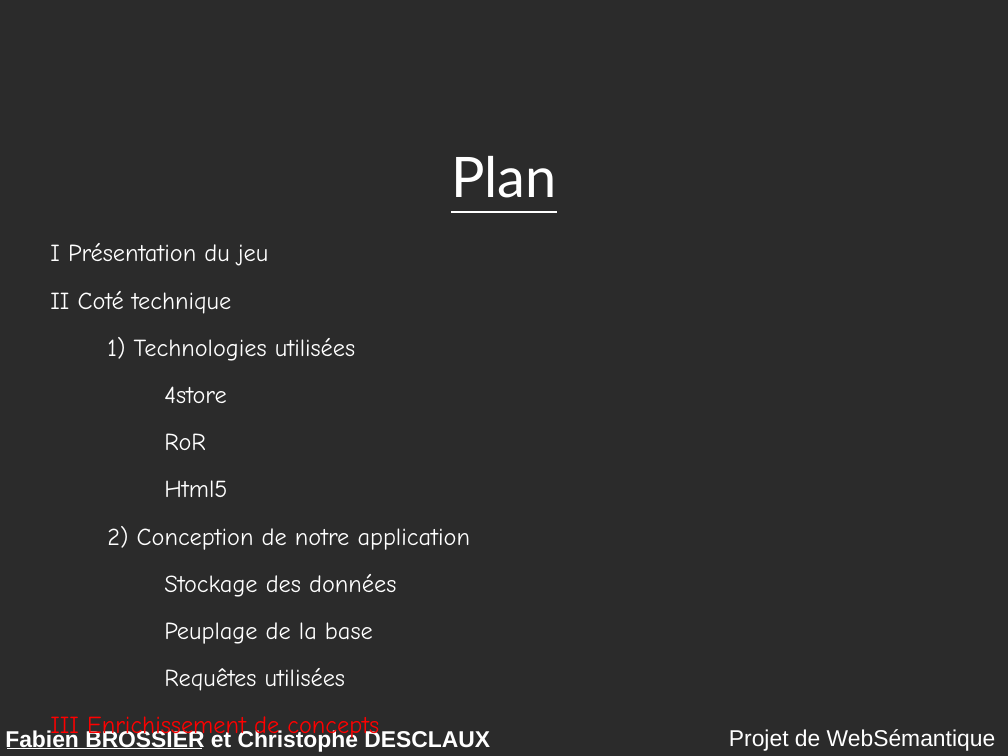
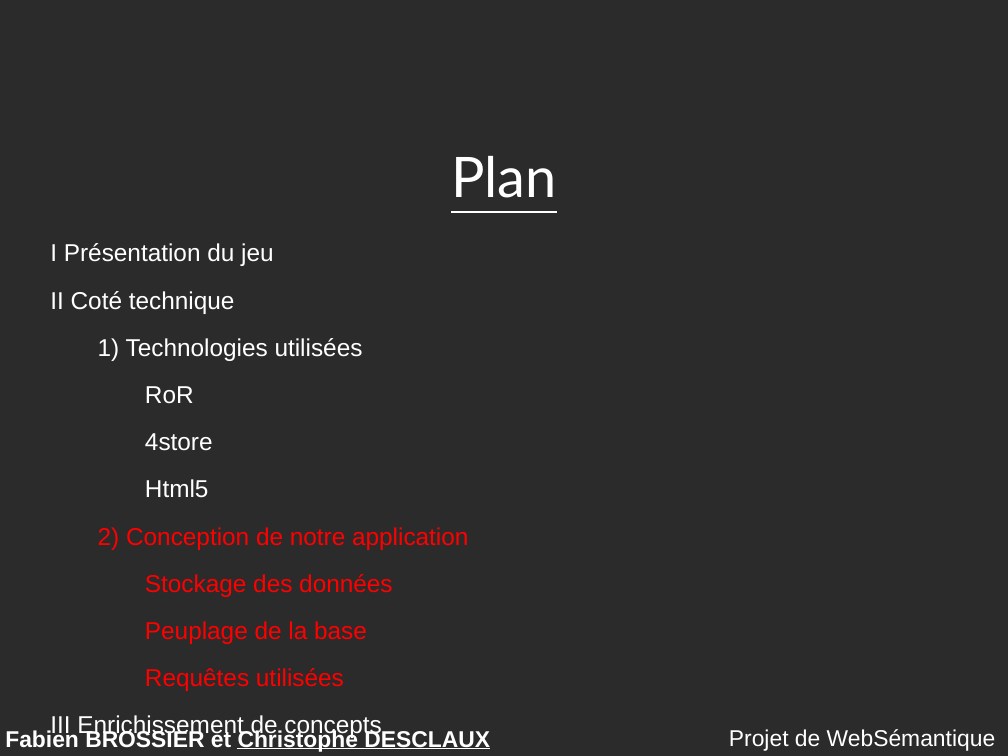
Before and after one commit to descl/TabooGeek, a slide deck: slide 13 of rapport/presentation.odp (slide 17 before the commit). Drawn at 1008x756 pixels with LibreOffice and Linux fonts; fonts in the diff are those of the drawing; background and template pictures are left out; a plain dark background stands for a picture behind light text. Boxes give left, top, right and bottom in pixels: in the first picture for what was removed or moved away, otherwise in the second. Text is boxed around its words. In the diff, an @@ line names an element or a change of style, - is before the commit and + after.

```diff
--- a/rapport/presentation.odp
+++ b/rapport/presentation.odp
@@ text at [50,243,468,739]: font Comic Neue to Arial; text colour #FFFFFF to #FF0000 in "2) Conception de notre application", "Stockage des données", "Peuplage de la base", "Requêtes utilisées"; text colour #FF0000 to #FFFFFF in "III Enrichissement de concepts" @@
@@ text at [145,386,194,404]: paragraph added @@
+RoR
@@ text at [164,433,206,450]: paragraph removed @@
-RoR
@@ line removed from (7, 749) to (201, 749) @@
@@ line added from (238, 749) to (489, 749), #FFFFFF 0 pt @@
```
Also in this commit, not shown: 10 other slides changed, 4 slides added, 3 slides removed.
